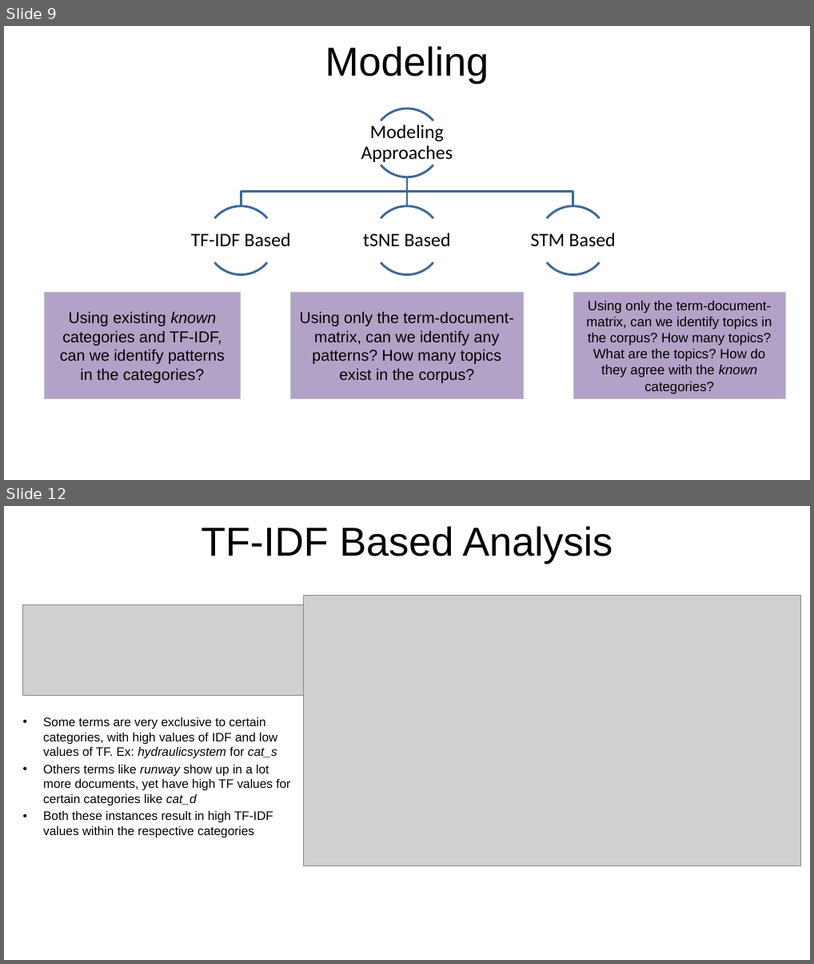
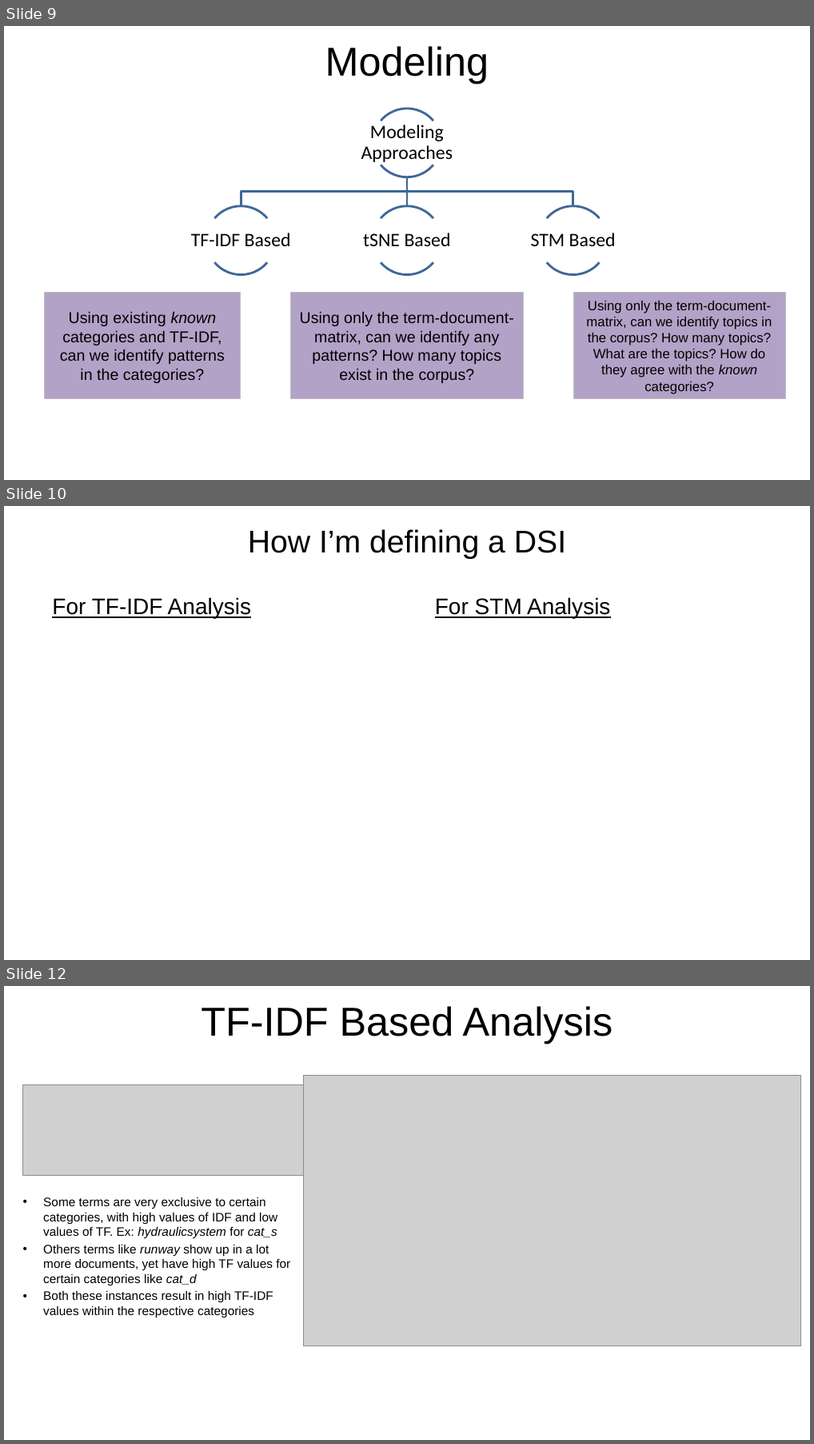
Before and after one commit to rsangole/453_TextAnalysis_FinalProject, a slide deck: reports/Final Report.pptx. Shown one above the other, each under a label of ours: slides 9 and 12 before the commit, slides 9, 10 and 12 after it; the slides between them are not shown. The pictures are 814x964 and 814x1444 pixels, drawn with LibreOffice and Linux fonts; fonts in the diff are those of the drawing; grey boxes stand for pictures; background and template pictures are left out. Boxes give left, top, right and bottom in pixels: in the first picture for what was removed or moved away, otherwise in the second. Text is boxed around its words. In the diff, an @@ line names an element or a change of style, - is before the commit and + after.

```diff
--- a/reports/Final Report.pptx
+++ b/reports/Final Report.pptx
@@ slide 10 added at (4, 506, 810, 960), background picture (left out) @@
@@ title added at (248, 529, 566, 559), 28 pt, text #000000 @@
+How I’m defining a DSI
@@ text added at (52, 597, 251, 619), 20 pt, text #000000, underline @@
+For TF-IDF Analysis
@@ text added at (435, 597, 610, 619), 20 pt, text #000000, underline @@
+For STM Analysis
@@ page number added at (582, 926, 770, 950), 12 pt, text #FFFFFF @@
+9
```
Also in this commit, not shown: 6 slides changed, 8 other slides added, 3 slides removed, 6 other files.
